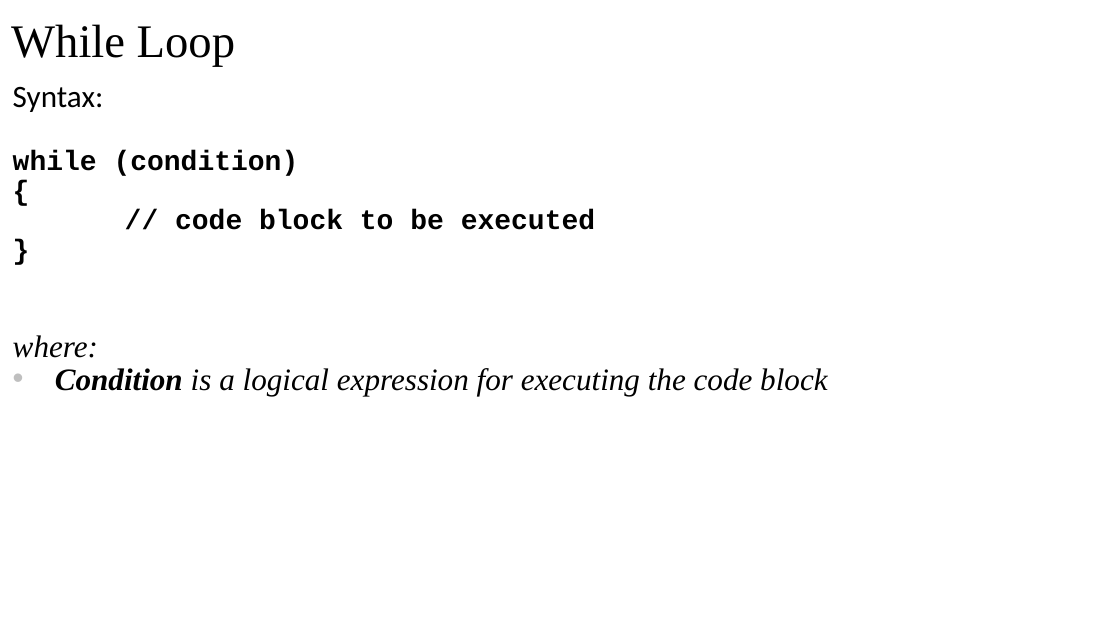
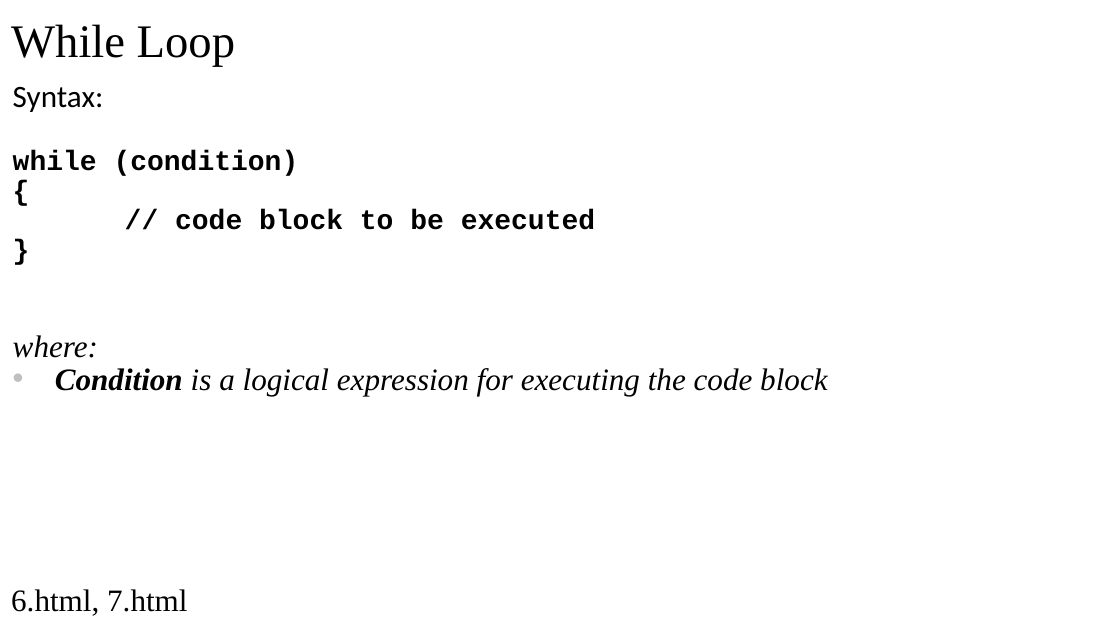
Before and after one commit to manglayev/nu-courses-material, a slide deck: slide 11 of CSCI-111/week-9/week-9-lecture/week-9-lecture.pptx (slide 9 before the commit). Drawn at 1120x630 pixels with LibreOffice and Linux fonts; fonts in the diff are those of the drawing. Boxes give left, top, right and bottom in pixels: in the first picture for what was removed or moved away, otherwise in the second. Text is boxed around its words. In the diff, an @@ line names an element or a change of style, - is before the commit and + after.

```diff
--- a/CSCI-111/week-9/week-9-lecture/week-9-lecture.pptx
+++ b/CSCI-111/week-9/week-9-lecture/week-9-lecture.pptx
@@ text added at (11, 589, 187, 616), 20 pt, text #000000 @@
+6.html, 7.html
```
Also in this commit, not shown: 10 other slides changed, 4 slides added, 3 other files.
